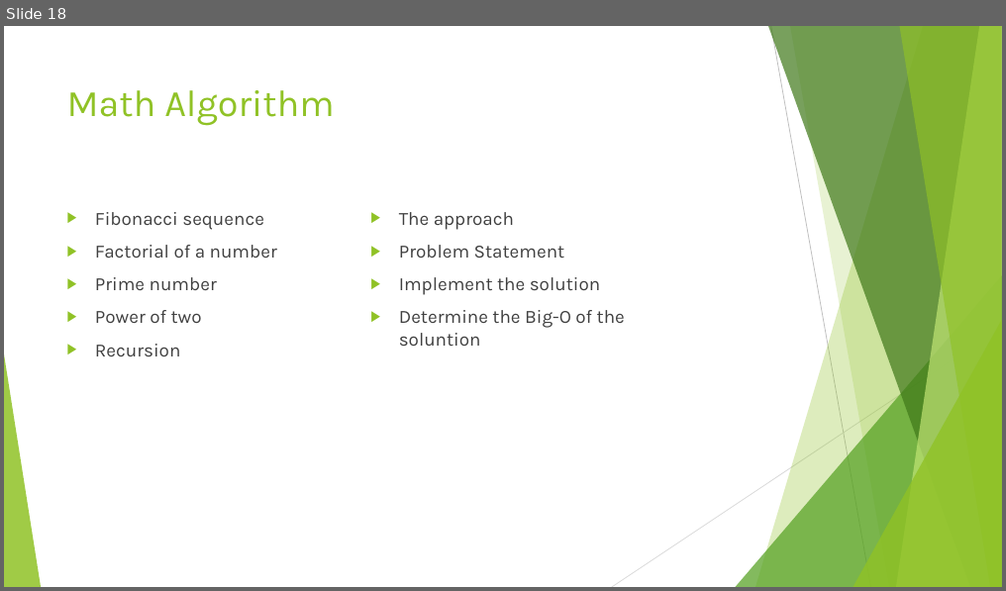
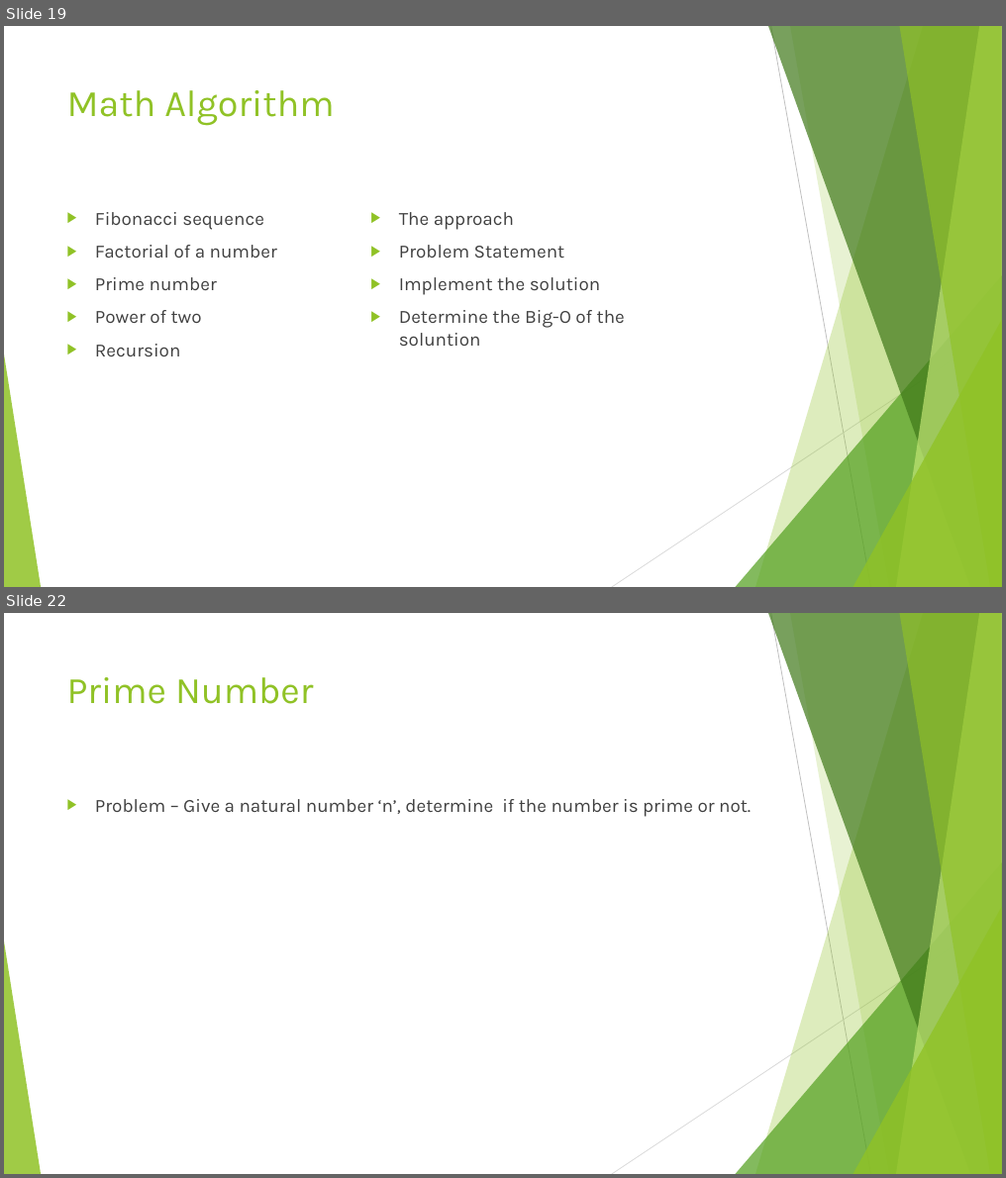
Before and after one commit to divyaparyani67/DSA, a slide deck: DSA- Learning.pptx. Shown one above the other, each under a label of ours: slide 18 before the commit, slides 19 and 22 after it; the slides between them are not shown. The pictures are 1006x591 and 1006x1178 pixels, drawn with LibreOffice and Linux fonts; fonts in the diff are those of the drawing. Boxes give left, top, right and bottom in pixels: in the first picture for what was removed or moved away, otherwise in the second. Text is boxed around its words. In the diff, an @@ line names an element or a change of style, - is before the commit and + after.

```diff
--- a/DSA- Learning.pptx
+++ b/DSA- Learning.pptx
@@ slide 22 added at box(4, 613, 1002, 1174), background #FFFFFF; not listed: 10 template elements that a slide beside it also shows @@
@@ title added at box(67, 677, 313, 704), 36 pt, text #90C226 @@
+Prime Number
@@ text added at box(95, 799, 750, 817), 18 pt, text #404040 @@
+▶ Problem – Give a natural number ‘n’, determine if the number is prime or not.
@@ what was slide 18 is now slide 19 @@
```
Also in this commit, not shown: 1 slide changed, 2 other slides added, 2 slides removed, 1 other file.
